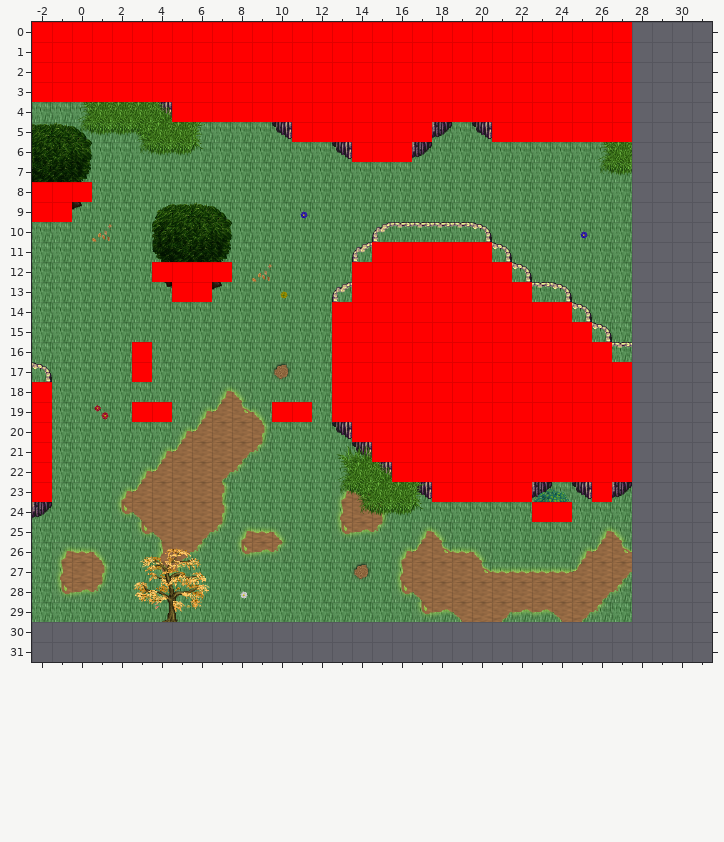
One commit to this Tiled map: AndorsTrail/res/xml/0_deniran_forest_n2_e2_x1_y0.tmx. Above, as it was before the edit.
Cells are 32x32 px. Shown: x -2..31, y 0..31. The old version is drawn lined up with the new one.
After:
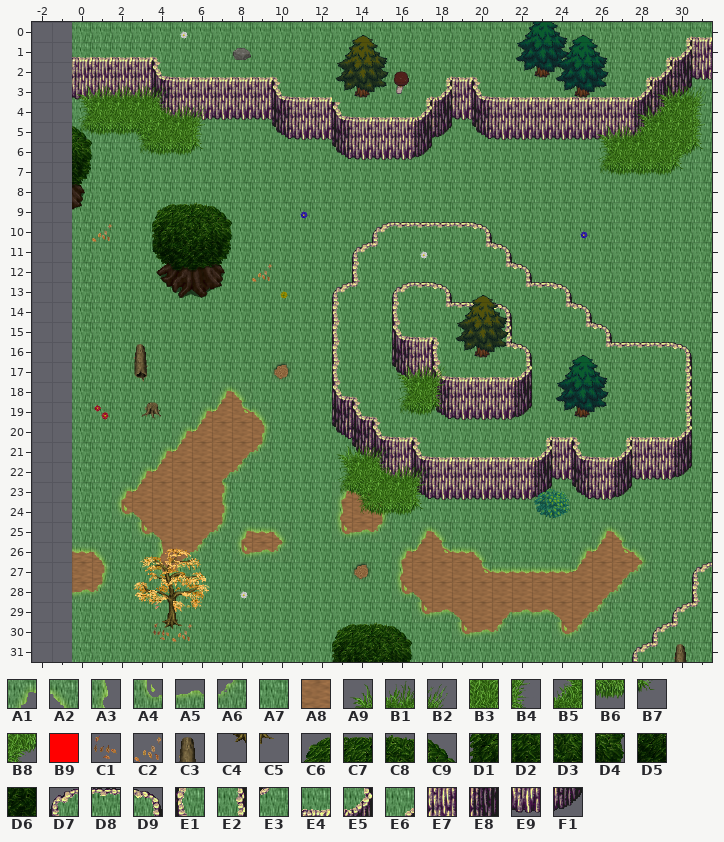
Key: from "tileset_ground_grass_edges": A1 9, A2 11, A3 21, A4 33, A5 34, A6 35; from "tileset_ground_ground": A7 1, A8 3; from "tileset_ground_tall_grass": A9 0, B1 1, B2 2, B3 6, B4 7, B5 8, B6 11, B7 12, B8 14; from "tileset_logic_collision": B9 0; from "tileset_plant_leaves": C1 6, C2 7; from "tileset_plant_stump_hollow_log": C3 2; from "tileset_plant_tree_fall_trees": C4 37, C5 38; from "tileset_plant_tree_tree_darkgr": C6 43, C7 44, C8 45, C9 46, D1 51, D2 52, D3 53, D4 54, D5 60, D6 61; from "tileset_terrain_grassland": D7 5, D8 6, D9 7, E1 13, E2 15, E3 19, E4 22, E5 23, E6 28, E7 30, E8 31, E9 38, F1 39.
__ is an empty cell.
Tiles replaced or removed in this view: A1, A3, A4, A7, A8, B9, C7, C8, D2, D3, D5, D6, D9, F1.
From old to new:
Changed rows in their new state; .. is an unchanged cell.
map size 30x30 -> 32x32 cells (old content now starts at -2,0; both pictures use the new coordinates)
Layer "Ground":
first column x -2:
 0 __ __ .. .. .. .. .. .. .. .. .. .. .. .. .. .. .. .. .. .. .. .. .. .. .. .. .. .. .. .. A7 A7 .. ..
 1 __ __ .. .. .. .. .. .. .. .. .. .. .. .. .. .. .. .. .. .. .. .. .. .. .. .. .. .. .. .. A7 .. .. ..
 2 __ __ .. .. .. .. .. .. .. .. .. .. .. .. .. .. .. .. .. .. .. .. .. .. .. .. .. .. .. .. .. .. .. A7
 3 __ __ .. .. .. .. .. .. .. .. .. .. .. .. .. .. .. .. .. .. .. .. .. .. .. .. .. .. .. .. .. .. A7 A7
 4 __ __ .. .. .. .. .. .. .. .. .. .. .. .. .. .. .. .. .. .. .. .. .. .. .. .. .. .. .. .. .. A7 A7 A7
 5 __ __ .. .. .. .. .. .. .. .. .. .. .. .. .. .. .. .. .. .. .. .. .. .. .. .. .. .. .. .. A7 A7 A7 A7
 6 __ __ .. .. .. .. .. .. .. .. .. .. .. .. .. .. .. .. .. .. .. .. .. .. .. .. .. .. .. .. A7 A7 A7 A7
 7 __ __ .. .. .. .. .. .. .. .. .. .. .. .. .. .. .. .. .. .. .. .. .. .. .. .. .. .. .. .. A7 A7 A7 A7
 8 __ __ .. .. .. .. .. .. .. .. .. .. .. .. .. .. .. .. .. .. .. .. .. .. .. .. .. .. .. .. A7 A7 A7 A7
 9 __ __ .. .. .. .. .. .. .. .. .. .. .. .. .. .. .. .. .. .. .. .. .. .. .. .. .. .. .. .. A7 A7 A7 A7
10 __ __ .. .. .. .. .. .. .. .. .. .. .. .. .. .. .. .. .. .. .. .. .. .. .. .. .. .. .. .. A7 A7 A7 A7
11 __ __ .. .. .. .. .. .. .. .. .. .. .. .. .. .. .. .. .. .. .. .. .. .. .. .. .. .. .. .. A7 A7 A7 A7
12 __ __ .. .. .. .. .. .. .. .. .. .. .. .. .. .. .. .. .. .. .. .. .. .. .. .. .. .. .. .. A7 A7 A7 A7
13 __ __ .. .. .. .. .. .. .. .. .. .. .. .. .. .. .. .. .. .. .. .. .. .. .. .. .. .. .. .. A7 A7 A7 A7
14 __ __ .. .. .. .. .. .. .. .. .. .. .. .. .. .. .. .. .. .. .. .. .. .. .. .. .. .. .. .. A7 A7 A7 A7
15 __ __ .. .. .. .. .. .. .. .. .. .. .. .. .. .. .. .. .. .. .. .. .. .. .. .. .. .. .. .. A7 A7 A7 A7
16 __ __ .. .. .. .. .. .. .. .. .. .. .. .. .. .. .. .. .. .. .. .. .. .. .. .. .. .. .. .. A7 A7 A7 A7
17 __ __ .. .. .. .. .. .. .. .. .. .. .. .. .. .. .. .. .. .. .. .. .. .. .. .. .. .. .. .. A7 A7 .. A7
18 __ __ .. .. .. .. .. .. .. .. .. .. .. .. .. .. .. .. .. .. .. .. .. .. .. .. .. .. .. .. A7 A7 .. A7
19 __ __ .. .. .. .. .. .. .. .. .. .. .. .. .. .. .. .. .. .. .. .. .. .. .. .. .. .. .. .. A7 A7 .. A7
20 __ __ .. .. .. .. .. .. .. .. .. .. .. .. .. .. .. .. .. .. .. .. .. .. .. .. .. .. .. .. .. .. .. A7
21 __ __ .. .. .. .. .. .. .. .. .. .. .. .. .. .. .. .. .. .. .. .. .. .. .. .. .. .. .. .. .. .. .. A7
22 __ __ .. .. .. .. .. .. .. .. .. .. .. .. .. .. .. .. .. .. .. .. .. .. .. .. .. .. .. .. A7 A7 A7 A7
23 __ __ .. .. .. .. .. .. .. .. .. .. .. .. .. .. .. .. .. .. .. .. .. .. .. .. .. .. .. .. A7 A7 A7 A7
24 __ __ .. .. .. .. .. .. .. .. .. .. .. .. .. .. .. .. .. .. .. .. .. .. .. .. .. .. .. .. A7 A7 A7 A7
25 __ __ .. .. .. .. .. .. .. .. .. .. .. .. .. .. .. .. .. .. .. .. .. .. .. .. .. .. .. .. A7 A7 A7 A7
26 __ __ .. .. .. .. .. .. .. .. .. .. .. .. .. .. .. .. .. .. .. .. .. .. .. .. .. .. .. .. A8 A7 A7 A7
27 __ __ .. .. .. .. .. .. .. .. .. .. .. .. .. .. .. .. .. .. .. .. .. .. .. .. .. .. .. .. A8 A7 A7 A7
28 __ __ .. .. .. .. .. .. .. .. .. .. .. .. .. .. .. .. .. .. .. .. .. .. .. .. .. .. .. .. A7 A7 A7 ..
29 __ __ .. .. .. .. .. .. .. .. .. .. .. .. .. .. .. .. .. .. .. .. .. .. .. .. .. .. .. .. A7 A7 A7 ..
30 .. .. A7 A7 A7 A7 A7 A7 A7 A7 A7 A7 A7 A7 A7 A7 A7 A7 A7 A7 A7 A8 A8 A8 A7 A7 A8 A8 A7 A7 A7 A7 .. A7
31 .. .. A7 A7 A7 A7 A7 A7 A7 A7 A7 A7 A7 A7 A7 A7 .. .. A7 A7 A7 A7 A7 A7 A7 A7 A7 A7 A7 A7 A7 .. A7 A7
Layer "Object":
first column x -2:
 0 .. .. .. .. .. .. .. .. .. .. .. .. .. .. .. .. .. .. .. .. .. .. .. .. .. .. .. .. .. .. .. .. E6 E4
 1 __ __ .. .. .. .. .. .. .. .. .. .. .. .. .. .. .. .. .. .. .. .. .. .. .. .. .. .. .. .. .. E6 E5 E7
 2 __ __ .. .. .. .. .. .. .. .. .. .. .. .. .. .. .. .. .. .. .. .. .. .. .. .. .. .. .. .. E6 E5 E8 E9
 3 __ __ .. .. .. .. .. .. .. .. .. .. .. .. .. .. .. .. .. .. .. .. .. .. .. .. .. .. .. .. E5 E8 F1 ..
 4 .. .. .. .. .. .. .. .. .. .. .. .. .. .. .. .. .. .. .. .. .. .. .. .. .. .. .. .. .. .. E8 F1 .. ..
 5 .. .. .. .. .. .. .. .. .. .. .. .. .. .. .. .. .. .. .. .. .. .. .. .. .. .. .. .. .. .. F1 .. .. ..
 8 __ __ .. .. .. .. .. .. .. .. .. .. .. .. .. .. .. .. .. .. .. .. .. .. .. .. .. .. .. .. .. .. .. ..
 9 __ __ .. .. .. .. .. .. .. .. .. .. .. .. .. .. .. .. .. .. .. .. .. .. .. .. .. .. .. .. .. .. .. ..
first column x -2:
17 .. .. .. .. .. .. .. .. .. .. .. .. .. .. .. .. .. .. .. .. .. .. .. .. .. .. .. .. .. .. .. .. E2 ..
18 __ .. .. .. .. .. .. .. .. .. .. .. .. .. .. .. .. .. .. .. .. .. .. .. .. .. .. .. .. .. .. .. E2 ..
19 __ .. .. .. .. .. .. .. .. .. .. .. .. .. .. .. .. .. .. .. .. .. .. .. .. .. .. .. .. .. .. .. E2 ..
20 __ .. .. .. .. .. .. .. .. .. .. .. .. .. .. .. .. .. .. .. .. .. .. .. .. .. .. .. .. .. E4 E4 E5 ..
21 __ .. .. .. .. .. .. .. .. .. .. .. .. .. .. .. .. .. .. .. .. .. .. .. .. .. .. .. .. .. E7 E7 E8 ..
22 __ .. .. .. .. .. .. .. .. .. .. .. .. .. .. .. .. .. .. .. .. .. .. .. .. .. .. .. .. .. E9 E9 F1 ..
23 __ .. .. .. .. .. .. .. .. .. .. .. .. .. .. .. .. .. .. .. .. .. .. .. .. .. .. .. .. .. .. .. .. ..
24 __ .. .. .. .. .. .. .. .. .. .. .. .. .. .. .. .. .. .. .. .. .. .. .. .. .. .. .. .. .. .. .. .. ..
26 .. __ .. .. .. .. .. .. .. .. .. .. .. .. .. .. .. .. .. .. .. .. .. .. .. .. .. .. .. .. A2 .. .. ..
27 .. __ .. .. .. .. .. .. .. .. .. .. .. .. .. .. .. .. .. .. .. .. .. .. .. .. .. .. .. .. A6 .. .. ..
28 .. __ .. .. .. .. .. .. .. .. .. .. .. .. .. .. .. .. .. .. .. .. .. .. .. .. .. .. .. .. .. .. .. E1
29 .. .. .. .. .. .. .. .. .. .. .. .. .. .. .. .. .. .. .. .. .. .. .. .. .. .. .. .. .. .. .. .. .. E3
30 .. .. .. .. .. .. C4 C5 .. .. .. .. .. .. .. .. .. .. .. .. .. A4 A5 A6 .. .. A4 A6 .. .. .. .. E3 ..
31 .. .. .. .. .. .. .. .. .. .. .. .. .. .. .. .. .. .. .. .. .. .. .. .. .. .. .. .. .. .. .. E3 C3 ..
Layer "Object2":
first column x 28:
 3 .. A9 B1 B2
 4 A9 B5 B3 B4
 5 B5 B3 B3 B4
 6 B3 B3 B8 B7
 7 B6 B6 B7 ..
first column x 4:
30 C1 C2
Layer "Above":
first column x -2:
 5 __ __
 6 __ __
 7 __ __
first column x -2:
16 .. .. .. .. .. .. .. .. .. .. .. .. .. .. .. .. .. .. .. .. .. .. .. .. .. .. .. .. .. .. D8 D8 D9
17 __ .. .. .. .. .. .. .. .. .. .. .. .. .. .. .. .. .. .. .. .. .. .. .. .. .. .. .. .. .. .. .. ..
first column x 13:
27 .. .. .. .. .. .. .. .. .. .. .. .. .. .. .. .. .. .. D7
29 .. .. .. .. .. .. .. .. .. .. .. .. .. .. .. .. .. D7 ..
30 C6 C7 C8 C9 .. .. .. .. .. .. .. .. .. .. .. .. D7 .. ..
31 D1 D2 D3 D4 .. .. .. .. .. .. .. .. .. .. .. D7 .. .. ..
Layer "Walkable" (now hidden):
first column x -2:
 0 __ __ __ __ __ __ __ __ __ __ __ __ __ __ __ __ __ __ __ __ __ __ __ __ __ __ __ __ __ __
 1 __ __ __ __ __ __ __ __ __ __ __ __ __ __ __ __ __ __ __ __ __ __ __ __ __ __ __ __ __ __
 2 __ __ __ __ __ __ __ __ __ __ __ __ __ __ __ __ __ __ __ __ __ __ __ __ __ __ __ __ __ __
 3 __ __ __ __ __ __ __ __ __ __ __ __ __ __ __ __ __ __ __ __ __ __ __ __ __ __ __ __ __ __
 4 .. .. .. .. .. .. .. __ __ __ __ __ __ __ __ __ __ __ __ __ __ __ __ __ __ __ __ __ __ __
 5 .. .. .. .. .. .. .. .. .. .. .. .. .. __ __ __ __ __ __ __ .. .. .. __ __ __ __ __ __ __
 6 .. .. .. .. .. .. .. .. .. .. .. .. .. .. .. .. __ __ __ .. .. .. .. .. .. .. .. .. .. ..
 8 __ __ __ .. .. .. .. .. .. .. .. .. .. .. .. .. .. .. .. .. .. .. .. .. .. .. .. .. .. ..
 9 __ __ .. .. .. .. .. .. .. .. .. .. .. .. .. .. .. .. .. .. .. .. .. .. .. .. .. .. .. ..
11 .. .. .. .. .. .. .. .. .. .. .. .. .. .. .. .. .. __ __ __ __ __ __ .. .. .. .. .. .. ..
12 .. .. .. .. .. .. __ __ __ __ .. .. .. .. .. .. __ __ __ __ __ __ __ __ .. .. .. .. .. ..
13 .. .. .. .. .. .. .. __ __ .. .. .. .. .. .. .. __ __ __ __ __ __ __ __ __ .. .. .. .. ..
14 .. .. .. .. .. .. .. .. .. .. .. .. .. .. .. __ __ __ __ __ __ __ __ __ __ __ __ .. .. ..
15 .. .. .. .. .. .. .. .. .. .. .. .. .. .. .. __ __ __ __ __ __ __ __ __ __ __ __ __ .. ..
16 .. .. .. .. .. __ .. .. .. .. .. .. .. .. .. __ __ __ __ __ __ __ __ __ __ __ __ __ __ ..
17 .. .. .. .. .. __ .. .. .. .. .. .. .. .. .. __ __ __ __ __ __ __ __ __ __ __ __ __ __ __
18 __ .. .. .. .. .. .. .. .. .. .. .. .. .. .. __ __ __ __ __ __ __ __ __ __ __ __ __ __ __
19 __ .. .. .. .. __ __ .. .. .. .. .. __ __ .. __ __ __ __ __ __ __ __ __ __ __ __ __ __ __
20 __ .. .. .. .. .. .. .. .. .. .. .. .. .. .. .. __ __ __ __ __ __ __ __ __ __ __ __ __ __
21 __ .. .. .. .. .. .. .. .. .. .. .. .. .. .. .. .. __ __ __ __ __ __ __ __ __ __ __ __ __
22 __ .. .. .. .. .. .. .. .. .. .. .. .. .. .. .. .. .. __ __ __ __ __ __ __ __ __ __ __ __
23 __ .. .. .. .. .. .. .. .. .. .. .. .. .. .. .. .. .. .. .. __ __ __ __ __ .. .. .. __ ..
24 .. .. .. .. .. .. .. .. .. .. .. .. .. .. .. .. .. .. .. .. .. .. .. .. .. __ __ .. .. ..
